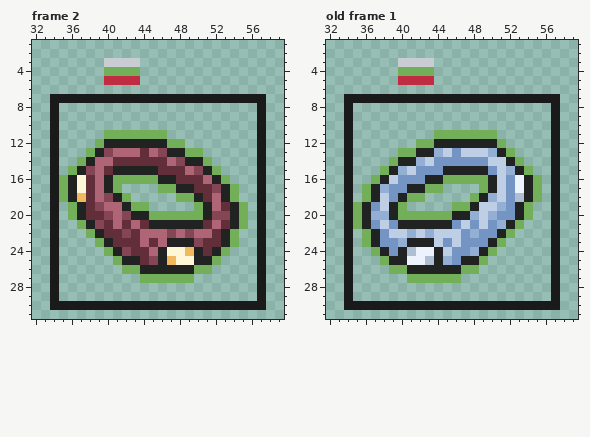
Two states of a pixel-art file, sprites/commandoitems.ase. Above: the version before the commit.
64x33 pixels, 9 frames. Pixels under 10% opacity are left out. Colours within 5 levels of each other are drawn and written as one. Shown: frame 2: x 32..59, y 1..31; old frame 1: x 32..59, y 1..31. The commit also changed other frames, which this record leaves out.
Now the later version:
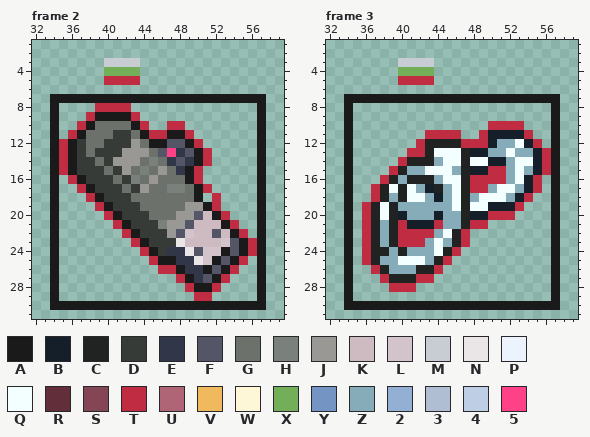
Palette (. is transparent): A #1a1a1a  B #151f29  C #212222  D #373b37  E #313648  F #545668  G #6c716c  H #7a817c  J #999894  K #cebac1  L #d2c4ca  M #c8ccd3  N #eae6e8  P #ecf3fd  Q #f2fffe  R #622e3a  S #844655  T #c02c41  U #b06577  V #f0b95e  W #fef7d7  X #73af58  Y #7495c3  Z #86abb9  2 #94afd4  3 #afbed3  4 #bdcee5  5 #ff4287
A new or re-ordered frame is compared with the old frame closest to it.
The edit:
frames re-ordered
Changed rows in their new state; - is an unchanged pixel.
Frame 2, layer "sprite":
first column x 35:
 8 ----TTTT--------------
 9 ---TAAAAT-------------
10 --TAGGGGAT--TT--------
11 -TAGGGDDGATTAAT-------
12 TADGGDDDJGAAFFAT------
13 TADGDDDJJJGF5EFAT-----
14 TADDGDJJJGHGEFEAT-----
15 TADDDGDJGHGJGEAT..----
16 .TADDDGDHGJGGGAT...---
17 ..TADDDGDJGGHHGAT...--
18 ...TADDDGGGGGGGA.T..--
19 -...TADDDGGGGGJJAT...-
20 -....TADDDGGGJJFKAT..-
21 --....TADDDHJJFKKKAT.-
22 ---....TADDDJFLKKFKAT-
23 ----....TADDDNKKKKLFAT
24 -----....TADEENFLLAFAT
25 ------....TAAEENLAFAT-
26 -------....TTAEEAFAT--
27 ---------....TAEFAT---
28 --------------TAAT----
29 ---------------TT-----
Frame 3 against old frame 1, layer "sprite":
first column x 35:
10 ---------------TTTT---
11 --------TTTT..TBBBBT--
12 -------TC---TTTBZZQBT-
13 -----.TT-QQQCBBZZQZZBT
14 ----.T-CCZQQCQQBBZQQBT
15 ---.TCZZQQQZ-BBTTZQZBT
16 --.TCZCC-ZQQCTTTTZQBT-
17 -.TCQCQZBCZQCTTZQQZBT-
18 -.TCZ-QQZBZQCZQQQZBT.-
19 .TCQ-ZZZZZZQCQQBBBT.--
20 .TCQ-BZZZBZZ-BBTTT..--
21 .TCZCTBBBTZZCTT....---
22 -T-ZCTTTTZQCT.....----
23 -T-ZCTTTZQZCT....-----
24 -TC-Z-ZZZQCT....------
25 -TCZZQQQZ-T....-------
26 --TCZZZ--T....--------
27 ---TCCCTT...----------
28 ----TTT---------------
